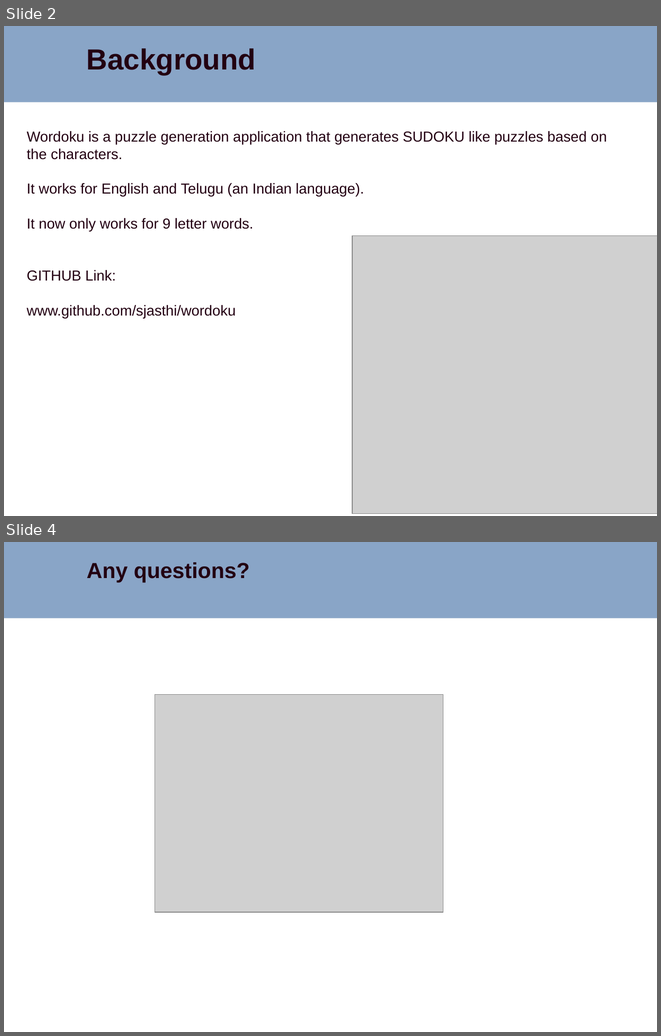
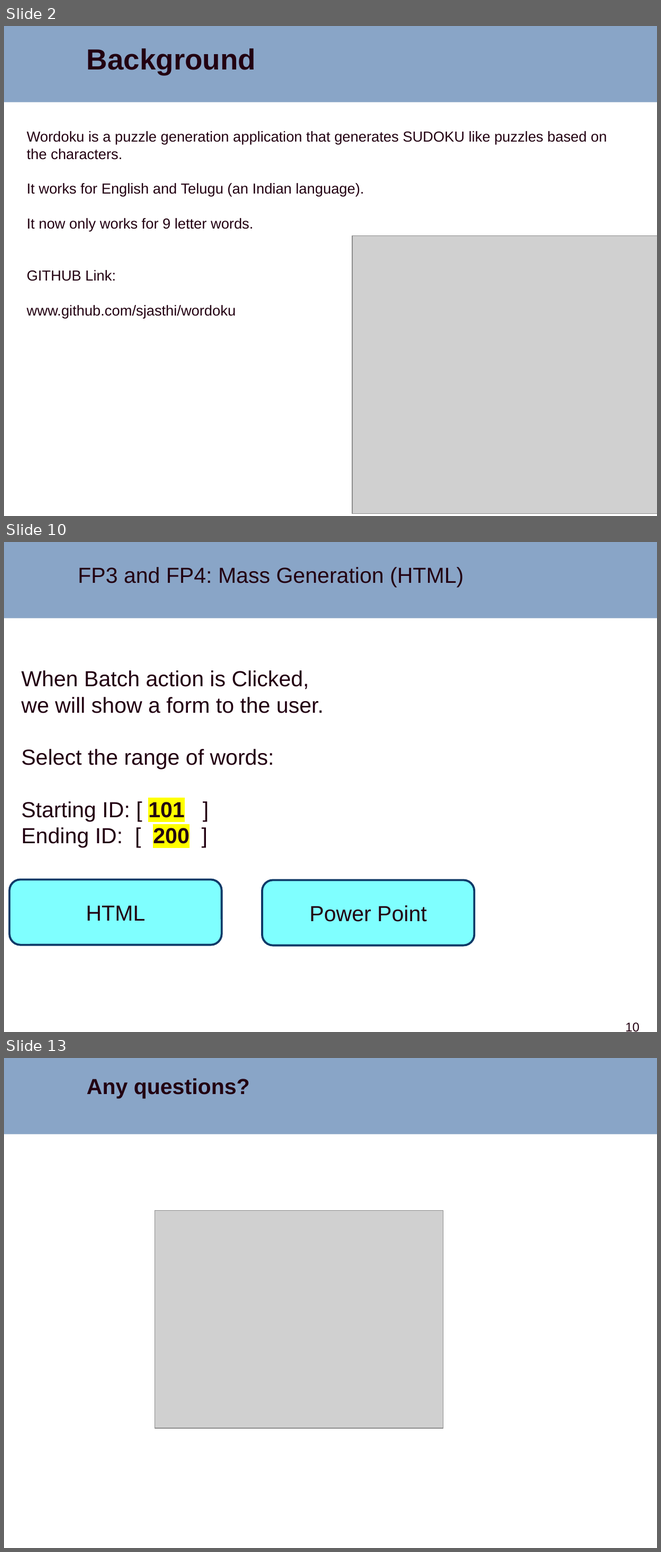
Before and after one commit to sjasthi/wordoku, a slide deck: docs/wordoku_enhancements.pptx. Shown one above the other, each under a label of ours: slides 2 and 4 before the commit, slides 2, 10 and 13 after it; the slides between them are not shown. The pictures are 661x1036 and 661x1552 pixels, drawn with LibreOffice and Linux fonts; fonts in the diff are those of the drawing; grey boxes stand for pictures; background and template pictures are left out. Boxes give left, top, right and bottom in pixels: in the first picture for what was removed or moved away, otherwise in the second. Text is boxed around its words. In the diff, an @@ line names an element or a change of style, - is before the commit and + after.

```diff
--- a/docs/wordoku_enhancements.pptx
+++ b/docs/wordoku_enhancements.pptx
@@ slide 10 added at (x1=4, y1=542, x2=657, y2=1032), background #FFFFFF; not listed: 1 template element that a slide beside it also shows @@
@@ text added at (x1=78, y1=567, x2=464, y2=588), 24 pt, text #220011 @@
+FP3 and FP4: Mass Generation (HTML)
@@ text added at (x1=21, y1=670, x2=324, y2=847), 24 pt, text #220011 @@
+When Batch action is Clicked, we will show a form to the user.
+Select the range of words:
+Starting ID: [ 101 ]
+Ending ID: [ 200 ]
@@ rounded rectangle added at (x1=9, y1=880, x2=221, y2=945), fill #00FFFF at 50% opacity, outline #0F3A68 2.25 pt, 24 pt, text #220011 @@
+HTML
@@ rounded rectangle added at (x1=262, y1=880, x2=474, y2=945), fill #00FFFF at 50% opacity, outline #0F3A68 2.25 pt, 24 pt, text #220011 @@
+Power Point
@@ page number added at (x1=625, y1=1022, x2=639, y2=1032), 14 pt, text #220011 @@
+10
@@ what was slide 4 is now slide 13 @@
```
Also in this commit, not shown: 1 slide changed, 8 other slides added.
